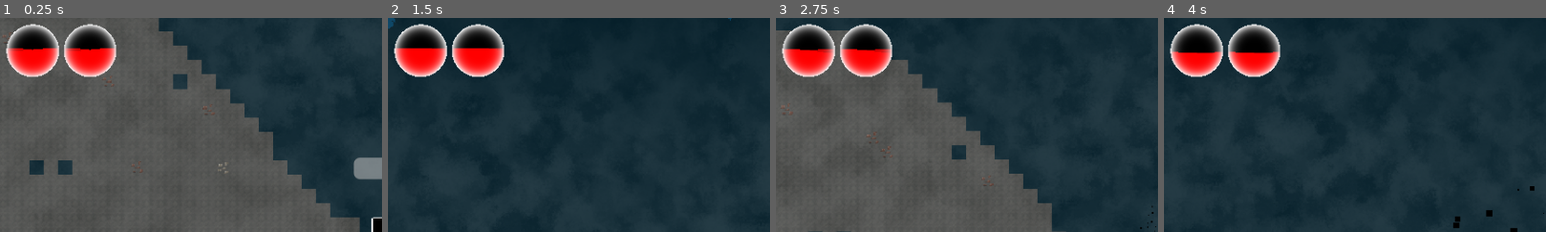
Above: before the commit, frames 1-4 (left to right).
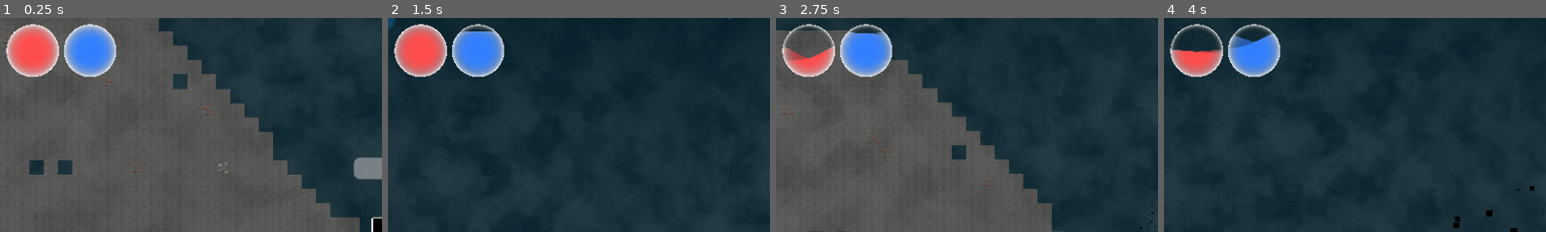
Above: after the commit, the same moments.

Repository: terriblepanic/first-game
Game: Godot game, scene res://scenes/Main.tscn
Two runs of this game, one before a commit and one after it. Both use one fixed random seed, a clock stepped at 60 frames per second and the inputs below.
Inputs (mouse positions are % of the whole screen's width and height, from its top left):
- Up to frame 1 (0.25 s): no input
- Up to frame 2 (1.5 s): tap Enter (ui_accept) at 0.5 s; move the mouse to (72, 45) at 0.52 s; hold D (move_right) from 0.53 s (still down); click (72, 45) at 0.6 s; tap Space (jump) at 0.77 s; move the mouse to (30, 55) at 1.27 s; right-click (30, 55) at 1.35 s
- Up to frame 3 (2.75 s): tap Space (jump) at 1.52 s; move the mouse to (60, 28) at 2.02 s; release D (move_right) at 2.03 s; hold A (move_left) from 2.03 s (still down); tap L at 2.1 s
- Up to frame 4 (4 s): move the mouse to (45, 70) at 2.77 s; release A (move_left) at 2.78 s; hold D (move_right) from 2.78 s (still down); tap E at 2.85 s; tap Space (jump) at 3.02, 3.77 s; move the mouse to (80, 65) at 3.52 s; click (80, 65) at 3.6 s
The pictures show only the part of the screen within x 0-50%, y 0-50%; the shares and areas given below are measured in that part.

The runs differ from the first frame. In frame 1, 4.9% of the frame differs, in the area x 2-31%, y 3-28%; in frame 2, 4.9%; in frame 3, 4.8%; in frame 4, 4.9%.
Error before the commit: Parse Error: Could not preload resource script "res://scripts/OrbUIController.gd". (res://scripts/hud.gd:3)

Commit message:
Finished orbs

Diff:
--- a/scenes/orb_bar.tscn
+++ b/scenes/orb_bar.tscn
@@ -9,15 +9,15 @@
 shader_parameter/light_effect = false
 shader_parameter/border_exclusion_effect = false
 shader_parameter/wave_fix_on_border = false
-shader_parameter/transparent_empty = false
+shader_parameter/transparent_empty = true
 shader_parameter/water_color = Color(1, 0, 0, 1)
 shader_parameter/water_wave_speed = 2.0
 shader_parameter/water_wave_ci = 0.05
 shader_parameter/water_back_lightness = 0.8
+shader_parameter/wave_num = 2.0
 shader_parameter/ball_color = Color(1, 1, 1, 1)
 shader_parameter/ball_border_ci = 5.0
 shader_parameter/ball_light_speed = 2.0
-shader_parameter/wave_num = 2.0
 shader_parameter/plane_inclined_effect = false
 shader_parameter/plane_inclined_ratio = 0.05
 shader_parameter/iniTime = 0.0
@@ -25,9 +25,9 @@
 shader_parameter/oheight = 0.5
 shader_parameter/vibration_effect = false
 shader_parameter/vibration_time = 0.0
-shader_parameter/vibration_effect_timelength = 4.0
+shader_parameter/vibration_effect_timelength = 1.71
 shader_parameter/vibration_speed = 8.0
-shader_parameter/vibration_magnitude = 0.25
+shader_parameter/vibration_magnitude = 0.67
 shader_parameter/vibration_wave_ci = 0.3
 shader_parameter/refraction_ratio_glass = 0.2
 shader_parameter/refraction_ratio_water = 0.6
--- a/scripts/OrbUIController.gd
+++ b/scripts/OrbUIController.gd
@@ -3,7 +3,13 @@
 extends Node
 
 # Возможные состояния орба
-enum OrbState { IDLE, DECREASING, INCREASING, EMPTY, FULL }
+enum OrbState {
+	IDLE,
+	DECREASING,
+	INCREASING,
+	EMPTY,
+	FULL,
+}
 
 # Текущее состояние
 var state: OrbState = OrbState.FULL
@@ -48,7 +54,7 @@
 var death_ball_color = Color(0.1, 0.1, 0.1, 0.5) # цвет при «смерти» (H <= 0)
 
 # Включить или отключить состояние «смерти»
-var death_state_enabled := true
+var death_state_enabled := false
 
 # Базовый цвет воды, используется для сброса
 var base_water_color: Color
@@ -62,37 +68,27 @@
 var target_material: Material = null
 
 
-# Обновление внутреннего состояния в зависимости от заполнения
-func _apply_base_state(value: float) -> void:
-        if value <= 0.0:
-                state = OrbState.EMPTY
-        elif value >= 1.0:
-                state = OrbState.FULL
-        elif state != OrbState.INCREASING and state != OrbState.DECREASING:
-                state = OrbState.IDLE
-
-
 # Сброс всех эффектов и параметров к начальным
 func Reset():
-                H = 1.0
-                oH = 1.0
-                state = OrbState.FULL
-                target_material.set_shader_parameter('height', H)
-		target_material.set_shader_parameter('oheight', H)
-		target_material.set_shader_parameter('vibration_effect', false)
-		target_material.set_shader_parameter('light_effect', false)
-		target_material.set_shader_parameter('ball_color', ball_color)
-		if base_water_color:
-				target_material.set_shader_parameter('water_color', base_water_color)
+	H = 1.0
+	oH = 1.0
+	state = OrbState.FULL
+	target_material.set_shader_parameter('height', H)
+	target_material.set_shader_parameter('oheight', H)
+	target_material.set_shader_parameter('vibration_effect', false)
+	target_material.set_shader_parameter('light_effect', false)
+	target_material.set_shader_parameter('ball_color', ball_color)
+	if base_water_color:
+		target_material.set_shader_parameter('water_color', base_water_color)
 
 
 # Установить высоту заполнения (например, при инициализации)
 func SetH(P: float, MAXP: float):
-        H = P / MAXP
-        oH = H
-        _apply_base_state(H)
-        target_material.set_shader_parameter('height', H)
-        target_material.set_shader_parameter('oheight', H)
+	H = P / MAXP
+	oH = H
+	_apply_base_state(H)
+	target_material.set_shader_parameter('height', H)
+	target_material.set_shader_parameter('oheight', H)
 	target_material.set_shader_parameter('light_effect', false)
 	target_material.set_shader_parameter('ball_color', ball_color)
 
@@ -104,70 +100,60 @@
 
 # Задать родительский узел для создания твинов
 func SetOwner(node: Node):
-		p_node = node
+	p_node = node
+
 
 # Включить/выключить состояние «смерти»
 func SetDeathStateEnabled(enabled: bool) -> void:
-		death_state_enabled = enabled
+	death_state_enabled = enabled
 
 
 # Привязать материал шара, параметры которого будем менять
 func SetShader(mat: Material):
-		target_material = mat
-		if target_material:
-				base_water_color = target_material.get_shader_parameter("water_color")
+	target_material = mat
+	if target_material:
+		base_water_color = target_material.get_shader_parameter("water_color")
 
 
 # Обработка «удара» (изменение текущей/предыдущей высоты и запуск эффектов)
 func GetHit(P: float, oP: float, MAXP: float):
-        if not target_material:
-                return
-
-        # Вычисляем новую нормализованную высоту
-        var prev_h: float = target_material.get_shader_parameter('height')
-        H = max(P / MAXP, 0.0)
-        oH = H
-        target_material.set_shader_parameter('oheight', oH)
-        state = H < prev_h ? OrbState.DECREASING : state
-
-		# Если шар «умер»
+	if not target_material:
+		return
+
+	var prev_h = target_material.get_shader_parameter('height')
+	H = max(P / MAXP, 0.0)
+	oH = H
+	target_material.set_shader_parameter('oheight', oH)
+	state = OrbState.DECREASING if H < prev_h else state
+
 	if H <= 0.0:
 		target_material.set_shader_parameter('light_effect', false)
-		if death_state_enabled:
-			target_material.set_shader_parameter('ball_color', death_ball_color)
-			if base_water_color:
-				target_material.set_shader_parameter('water_color', base_water_color)
-		else:
-			target_material.set_shader_parameter('ball_color', ball_color)
-	# Иначе проверяем состояние предупреждения
-	elif alert_effect:
-		if H <= alert_height:
-			target_material.set_shader_parameter('light_effect', true)
-			target_material.set_shader_parameter('ball_color', alert_ball_color)
-		else:
-			target_material.set_shader_parameter('light_effect', false)
-			target_material.set_shader_parameter('ball_color', ball_color)
-
-	# Обновляем высоту и вибрацию в шейдере
+		if death_state_enabled and base_water_color:
+			target_material.set_shader_parameter('water_color', base_water_color)
+	else:
+		_update_alert()
+
+	# всегда обновляем высоту
 	target_material.set_shader_parameter('height', H)
 	target_material.set_shader_parameter('vibration_effect', vibration_effect)
 	target_material.set_shader_parameter('vibration_effect_timelength', vibration_effect_timelength)
 
-	# Создаем/перезапускаем твины вибрации
+	# вибрация
+
 	if vibration_tween:
 		vibration_tween.kill()
-		vibration_tween = newtween()
-		vibration_tween.tween_method(get_hit_vbm, 0.0, vibration_effect_timelength, vibration_effect_timelength).set_trans(vibration_trans_type).set_ease(vibration_ease_type)
-	else:
-		vibration_tween = newtween()
-		vibration_tween.tween_method(get_hit_vbm, 0.0, vibration_effect_timelength, vibration_effect_timelength).set_trans(vibration_trans_type).set_ease(vibration_ease_type)
-
-		# Убираем твин «поглощения», если он активен
-                if consume_tween:
-                        consume_tween.kill()
-                        consume_tween = null
-
-        _apply_base_state(H)
+	vibration_tween = newtween()
+	# теперь разбиваем без висячих точек
+	vibration_tween.tween_method(get_hit_vbm, 0.0, vibration_effect_timelength, vibration_effect_timelength)
+	vibration_tween.set_trans(vibration_trans_type)
+	vibration_tween.set_ease(vibration_ease_type)
+
+	# всегда убираем твин поглощения
+	if consume_tween:
+		consume_tween.kill()
+		consume_tween = null
+
+	_apply_base_state(H)
 
 
 # Эффект ускорения: наклон плоскости «вверх»
@@ -216,9 +202,9 @@
 
 # Вспомогательный метод создания твина через родительский узел
 func newtween():
-		if p_node:
-				return p_node.create_tween()
-		return create_tween()
+	if p_node:
+		return p_node.create_tween()
+	return create_tween()
 
 
 # Callback для обновления параметра вибрации в шейдере
@@ -229,35 +215,71 @@
 
 # Плавное обновление значения без вибрации, для регенерации
 func SetSmooth(P: float, MAXP: float):
-        if not target_material:
-                return
-
-        var new_H: float = clamp(P / MAXP, 0.0, 1.0)
-        if abs(new_H - H) < 0.001:
-                return
-
-        oH = target_material.get_shader_parameter("height") # читаем актуальное значение
-        H = new_H
-        state = H > oH ? OrbState.INCREASING : state
-        _apply_base_state(H)
-
-        if consume_tween:
-                consume_tween.kill()
-
-        # Сначала вручную обновим oheight (старый уровень)
-        target_material.set_shader_parameter("oheight", oH)
-
-        # А теперь анимируем до нового уровня
-        var tween_time := max(0.1, abs(H - oH) * 0.25)
-        consume_tween = newtween()
-        consume_tween.tween_method(
-                func(value: float):
-                target_material.set_shader_parameter("height", value),
-                oH, H, tween_time
-        ).set_trans(Tween.TRANS_LINEAR).set_ease(Tween.EASE_IN_OUT)
-        consume_tween.tween_callback(Callable(self, "_apply_base_state").bind(H))
+	if not target_material:
+		return
+
+	var new_H = clamp(P / MAXP, 0.0, 1.0)
+	if abs(new_H - H) < 0.001:
+		return
+
+	oH = target_material.get_shader_parameter("height")
+	H = new_H
+	state = OrbState.INCREASING if H > oH else state
+	_apply_base_state(H)
+	_update_alert()
+
+	if consume_tween:
+		consume_tween.kill()
+
+	target_material.set_shader_parameter("oheight", oH)
+
+	# рассчитываем время твина
+	var tween_time = max(0.1, abs(H - oH) * 0.25)
+
+	# уничтожаем старый consume_tween, если есть
+	if consume_tween:
+		consume_tween.kill()
+		consume_tween = null
+
+	# сохраняем старую высоту
+	target_material.set_shader_parameter("oheight", oH)
+
+	# создаём локальную функцию-обновлятор
+	var height_updater = func(value):
+		target_material.set_shader_parameter("height", value)
+
+	# запускаем твин поглощения
+	consume_tween = newtween()
+	consume_tween.tween_method(height_updater, oH, H, tween_time)
+	consume_tween.set_trans(Tween.TRANS_LINEAR)
+	consume_tween.set_ease(Tween.EASE_IN_OUT)
+
+	# после завершения анимации применяем базовое состояние и проверяем alert
+	consume_tween.tween_callback(Callable(self, "_apply_base_state").bind(H))
+	consume_tween.tween_callback(Callable(self, "_update_alert"))
 
 
 # Callback для обновления параметра наклона плоскости
 func tween_inclined_ratio(i: float):
 	target_material.set_shader_parameter('plane_inclined_ratio', float("%10.2f" % i))
+
+
+# Обновление внутреннего состояния в зависимости от заполнения
+func _apply_base_state(value: float) -> void:
+	if value <= 0.0:
+		state = OrbState.EMPTY
+	elif value >= 1.0:
+		state = OrbState.FULL
+	elif state != OrbState.INCREASING and state != OrbState.DECREASING:
+		state = OrbState.IDLE
+
+
+func _update_alert() -> void:
+	if not alert_effect:
+		return
+	if H <= alert_height:
+		target_material.set_shader_parameter('light_effect', true)
+		target_material.set_shader_parameter('ball_color', alert_ball_color)
+	else:
+		target_material.set_shader_parameter('light_effect', false)
+		target_material.set_shader_parameter('ball_color', ball_color)
--- a/shaders/health_orb.gdshader
+++ b/shaders/health_orb.gdshader
@@ -1,129 +1,137 @@
-shader_type canvas_item;
-render_mode blend_mix, unshaded;
+shader_type canvas_item; // Тип шейдера: применяется к элементам канвы
+render_mode blend_mix, unshaded; // Режим: смешанное наложение без освещения
 
+// Параметры эффектов (включение/выключение)
+uniform bool light_effect = false;                // Включить эффект подсветки шарика
+uniform bool border_exclusion_effect = false;     // Включить эффект исключения бордера
+uniform bool wave_fix_on_border = false;          // Исправить волну на границе
+uniform bool transparent_empty = false;           // Сделать пустые области прозрачными
 
-uniform bool light_effect = false;
-uniform bool border_exclusion_effect = false;
-uniform bool wave_fix_on_border = false;
+// Основные параметры воды
+uniform vec4 water_color: source_color = vec4(1, 0, 0, 1);         // Цвет воды
+uniform float water_wave_speed : hint_range(-100, 100, 0.01) = 2;  // Скорость волны
+uniform float water_wave_ci: hint_range(0, 2, 0.01) = 0.05;        // Интенсивность волны
+uniform float water_back_lightness: hint_range(0, 1, 0.01) = 0.8;  // Фоновая яркость воды
+uniform float wave_num : hint_range(0, 8, 1) = 2;                  // Количество волн
 
-uniform bool transparent_empty = false;
+// Параметры шарика
+uniform vec4 ball_color: source_color = vec4(1, 1, 1, 0);    // Цвет шарика
+uniform float ball_border_ci : hint_range(0, 50, 1) = 5;         // Интенсивность границы шарика
+uniform float ball_light_speed : hint_range(-100, 100, 0.01) = 2; // Скорость перемещения подсветки шарика
 
-uniform vec4 water_color: source_color = vec4(1, 0, 0, 1);
-uniform float water_wave_speed : hint_range(-100, 100, 0.01) = 2;
-uniform float water_wave_ci: hint_range(0, 2, 0.01) = 0.05;
-uniform float water_back_lightness: hint_range(0, 1, 0.01) = 0.8;
-uniform vec4 ball_color: source_color = vec4(vec3(1), 1);
-uniform float ball_border_ci : hint_range(0, 50, 1) = 5;
-uniform float ball_light_speed : hint_range(-100, 100, 0.01) = 2;
-uniform float wave_num : hint_range(0, 8, 1) = 2;
+// Эффект наклонной плоскости
+uniform bool plane_inclined_effect = false;                     // Включить эффект наклона плоскости
+uniform float plane_inclined_ratio : hint_range(0., 0.5, 0.01) = 0.05; // Коэффициент наклона
 
-uniform bool plane_inclined_effect = false;
-uniform float plane_inclined_ratio : hint_range(0., 0.5, 0.01) = 0.05;
+// Временные параметры
+uniform float iniTime = 0.; // Начальное время
 
-uniform float iniTime = 0.;
+// Высоты для двух состояний (текущая и предыдущая)
+uniform float height : hint_range(0, 1, 0.01) = 0.5;   // Текущая высота воды (0–1)
+uniform float oheight : hint_range(0, 1, 0.01) = 0.5;  // Предыдущая высота воды (0–1)
 
-uniform float height : hint_range(0, 1, 0.01) = 0.5;
-uniform float oheight : hint_range(0, 1, 0.01) = 0.5;
+// Эффект вибрации
+uniform bool vibration_effect = false;                       // Включить эффект вибрации
+uniform float vibration_time = 0;                            // Смещение времени для вибрации
+uniform float vibration_effect_timelength: hint_range(0, 10, 0.01) = 4; // Длительность вибрации
+uniform float vibration_speed : hint_range(-100, 100, 0.01) = 8;       // Частота вибрации
+uniform float vibration_magnitude : hint_range(0, 10, 0.01) = 0.25;    // Амплитуда вибрации
+uniform float vibration_wave_ci: hint_range(0, 2, 0.01) = 0.3;         // Интенсивность волны при вибрации
 
-uniform bool vibration_effect = false;
-uniform float vibration_time = 0;
-uniform float vibration_effect_timelength: hint_range(0, 10, 0.01) = 4;
-uniform float vibration_speed : hint_range(-100, 100, 0.01) = 8;
-uniform float vibration_magnitude : hint_range(0, 10, 0.01) = 0.25;
-uniform float vibration_wave_ci: hint_range(0, 2, 0.01) = 0.3;
+// Коэффициенты преломления
+uniform float refraction_ratio_glass: hint_range(0, 10, 0.01) = 0.2;  // Преломление для стекла
+uniform float refraction_ratio_water: hint_range(0, 10, 0.01) = 0.6;  // Преломление для воды
 
-uniform float refraction_ratio_glass: hint_range(0, 10, 0.01) = 0.2;
-uniform float refraction_ratio_water: hint_range(0, 10, 0.01) = 0.6;
-
+// Вспомогательная функция наложения: базовый цвет + смешивание по альфа
 vec4 ontop(vec4 base, vec4 blend){
     return mix(base, blend, blend.a);
 }
 
+// Инверсия цвета (обратный эффект)
 vec4 reverse(vec4 base){
     return vec4(mod(base.rgb + 1. , 2.), base.a);
 }
 
+// Эффект исключения (exclusion blend)
 vec4 exclusion(vec4 base, vec4 blend){
     return base + blend - 2.0 * base * blend * base;
 }
 
+// Функция плавного затухания (экспоненциальная кривая)
 float easeOutExpo(float x){
     return x == 1. ? 1. : 1. - pow(2., -10. * x);
 }
 
+// Смещение UV для искажения текстуры
 vec2 shiftuv(vec2 uv, float shiftratio) {
     vec2 suv = (uv - 0.5) * 2.0;
     return (suv + sign(suv) * suv * suv * -1.0 * shiftratio) * 0.5 + 0.5;
 }
 
 void fragment() {
+    // Проверка: если пусто и прозрачность включена — пропустить рендер
     bool skip_render = transparent_empty && height <= 0.0 && oheight <= 0.0;
     if (!skip_render && distance(UV, vec2(0.5, 0.5)) <= 0.5) {
-        // основной код
+        // Базовая инициализация временных переменных и UV
         float NTIME = vibration_effect ? TIME + vibration_time : TIME + vibration_effect_timelength;
-
         vec2 uv = (UV - 0.5) * 0.5;
         vec2 suv = UV * 0.5 - 0.5;
 
+        // Параметры коррекции волны по границе
         float a = wave_fix_on_border ? 2.0 : 1.0;
         float b = wave_fix_on_border ? 1.0 : 0.5;
+
+        // Заглушки для цветов воды и стекла
         vec4 Cw = vec4(0.0);
         vec4 Cg = vec4(0.0);
 
-        // и далее остальной код из твоего шейдера...
-        // (всё, что у тебя внутри else { ... } в оригинале)
-
-        // конец шейдера, установка COLOR.a и эффектов
-        // (всё уже у тебя корректно)
     } else {
+        // Вне круга – полная прозрачность
         COLOR = vec4(0.0);
     }
 
+    // Повторная инициализация (дублируется логика выше)
     float NTIME = vibration_effect ? TIME + vibration_time : TIME + vibration_effect_timelength;
-
     vec2 uv = (UV - 0.5) * 0.5;
     vec2 suv = UV * 0.5 - 0.5;
-
     float a = wave_fix_on_border ? 2.0 : 1.0;
     float b = wave_fix_on_border ? 1.0 : 0.5;
     vec4 Cw = vec4(0.0);
     vec4 Cg = vec4(0.0);
 
     if (distance(UV, vec2(0.5, 0.5)) > 0.5) {
+        // Вне круга – прозрачность
         COLOR = vec4(0.0);
     } else {
-        // Static empty water
-        if (height == 0.0) {
-            float oH = oheight;
-            if ((1.0 - oH) < UV.y) {
-                COLOR = vec4(water_color) * 0.5;
-            } else if ((1.0 - oH) <= UV.y) {
-                COLOR = vec4(water_color * water_back_lightness) * 0.5;
-            } else {
-                COLOR = vec4(water_color.rgb, 1.0);
-            }
-        }
-        // Static full water
-        else if (height == 1.0) {
+        // Статический случай: вода полностью заполнена
+        if (height == 1.0) {
             COLOR = vec4(water_color.rgb, 1.0);
         }
-        // Dynamic wave case
+        // Динамический случай: волны
         else {
+            // Нормировка времени вибрации
             float t = (NTIME - TIME) / vibration_effect_timelength;
+
+            // Смещение высоты для наклонной плоскости
             float dH = plane_inclined_effect
                        ? sin(mod((UV.x + TIME * water_wave_speed) * PI, TAU)) * plane_inclined_ratio
                        : 0.0;
             float dHo = plane_inclined_effect
                         ? sin(mod((UV.x - TIME * water_wave_speed) * PI + PI, TAU)) * plane_inclined_ratio
                         : 0.0;
+
+            // Высота с учётом вибрации
             float H = vibration_effect
                       ? mix(height - uv.x * sin(t * PI * vibration_speed), height, t)
                       : height;
             float oH = vibration_effect ? oheight : oheight;
+
+            // Интенсивность волны при вибрации
             float CI = vibration_effect
                        ? mix((water_wave_ci + vibration_wave_ci) * vibration_magnitude, water_wave_ci, t)
                        : water_wave_ci;
 
+            // Основная логика заполнения водой и расчёт затенения
             if (sin((cos(suv.x * PI * a) + NTIME * water_wave_speed) * wave_num) * CI + (1.0 - H)
                 < UV.y + dHo) {
                 COLOR = vec4(water_color * water_back_lightness);
@@ -143,37 +151,38 @@
                 }
             }
 
+            // Перекрытие основной волны
             if (sin((cos(suv.x * PI * a + PI * b) + NTIME * water_wave_speed) * wave_num) * CI
                 + (1.0 - H) < UV.y + dH) {
                 COLOR = vec4(water_color);
             }
 
+            // Подрисовка границы наклонной плоскости
             if (plane_inclined_effect && plane_inclined_ratio != 0.0
                 && UV.y <= 1.0 - height + 0.005 && UV.y >= 1.0 - height - 0.005) {
                 COLOR = COLOR + (sin(UV.x + TIME) + 1.0) * 0.08;
             }
         }
 
+        // Эффект подсветки шарика
         float L = 0.0;
         if (light_effect) {
             L = cos(distance(UV, sin(suv * suv) + NTIME * ball_light_speed)) * 0.25;
         }
 
-        COLOR = border_exclusion_effect
-                ? exclusion(
-                    COLOR,
-                    vec4(
-                        vec3(1.0),
-                        pow(distance(UV, vec2(0.5, 0.5)) * 2.0, ball_border_ci) + L
-                    ) * ball_color
-                  )
-                : ontop(
-                    COLOR,
-                    vec4(
-                        vec3(1.0),
-                        pow(distance(UV, vec2(0.5, 0.5)) * 2.0, ball_border_ci) + L
-                    ) * ball_color
-                  );
-        COLOR.a = 1.0;
+		// формируем отдельный слой шарика (контур + подсветка), умножая на ball_color
+		vec4 ballLayer = vec4(
+			vec3(1.0),
+			pow(distance(UV, vec2(0.5, 0.5)) * 2.0, ball_border_ci) + L
+		) * ball_color;
+
+		// накладываем бордер/исключение
+		vec4 result = border_exclusion_effect
+			? exclusion(COLOR, ballLayer)
+			: ontop   (COLOR, ballLayer);
+
+	    // сохраняем прозрачность шарика
+	    result.a *= ball_color.a;
+	    COLOR = result;
     }
 }
